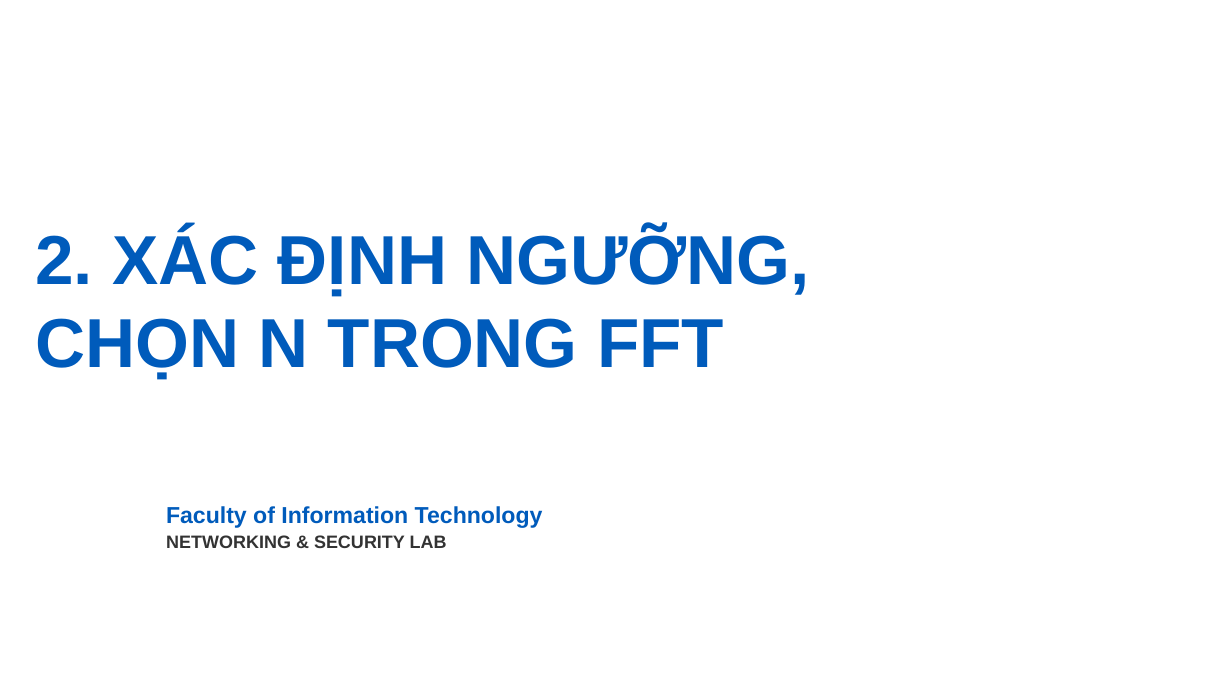
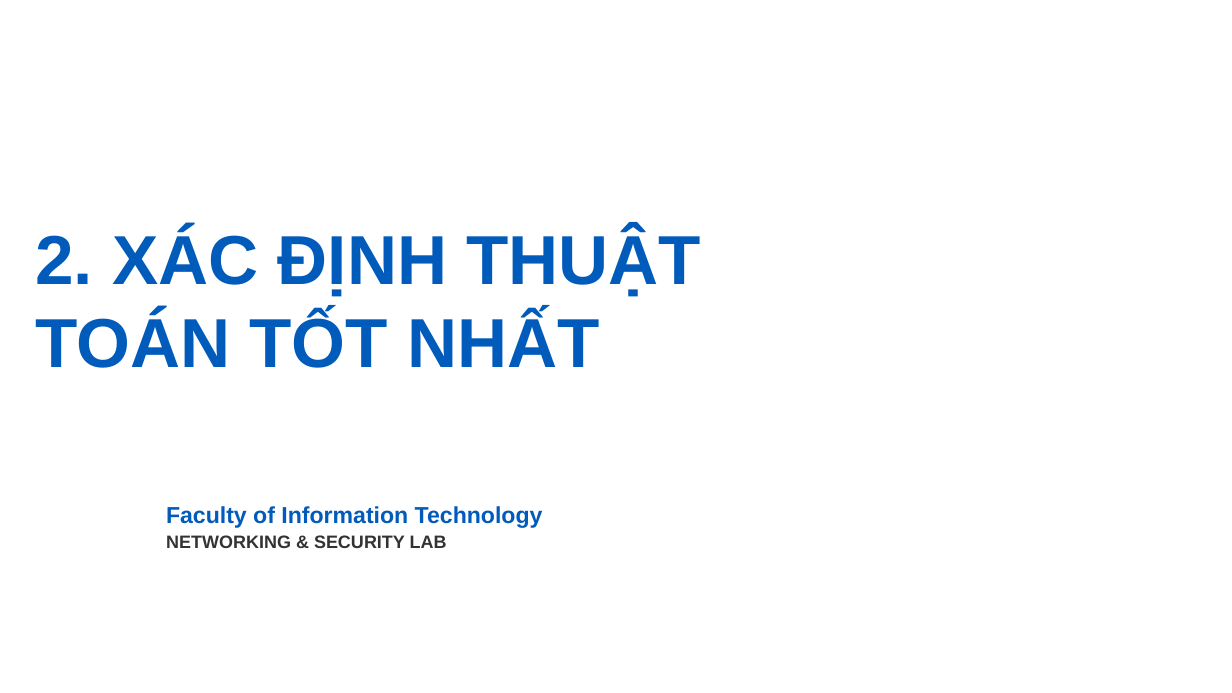
Before and after one commit to giabao2807/digital-signal-processing, a slide deck: slide 8 of TH1/Final.pptx. Drawn at 1232x693 pixels with LibreOffice and Linux fonts; fonts in the diff are those of the drawing; background and template pictures are left out. Boxes give left, top, right and bottom in pixels: in the first picture for what was removed or moved away, otherwise in the second. Text is boxed around its words. In the diff, an @@ line names an element or a change of style, - is before the commit and + after.

```diff
--- a/TH1/Final.pptx
+++ b/TH1/Final.pptx
@@ title at [35, 228, 701, 368]: text changed @@
-2. XÁC ĐỊNH NGƯỠNG,
-CHỌN N TRONG FFT
+2. XÁC ĐỊNH THUẬT TOÁN TỐT NHẤT
```
Also in this commit, not shown: 2 other slides changed, 4 slides removed, 6 other files.
